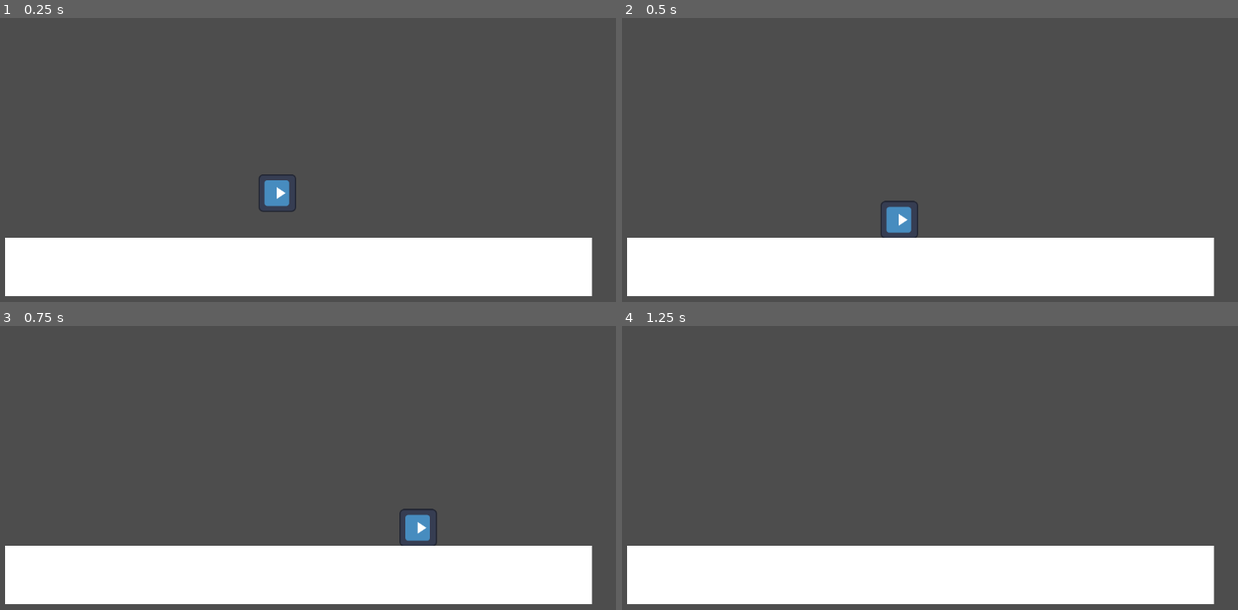
Above: before the commit, frames 1-4 (two rows, left to right).
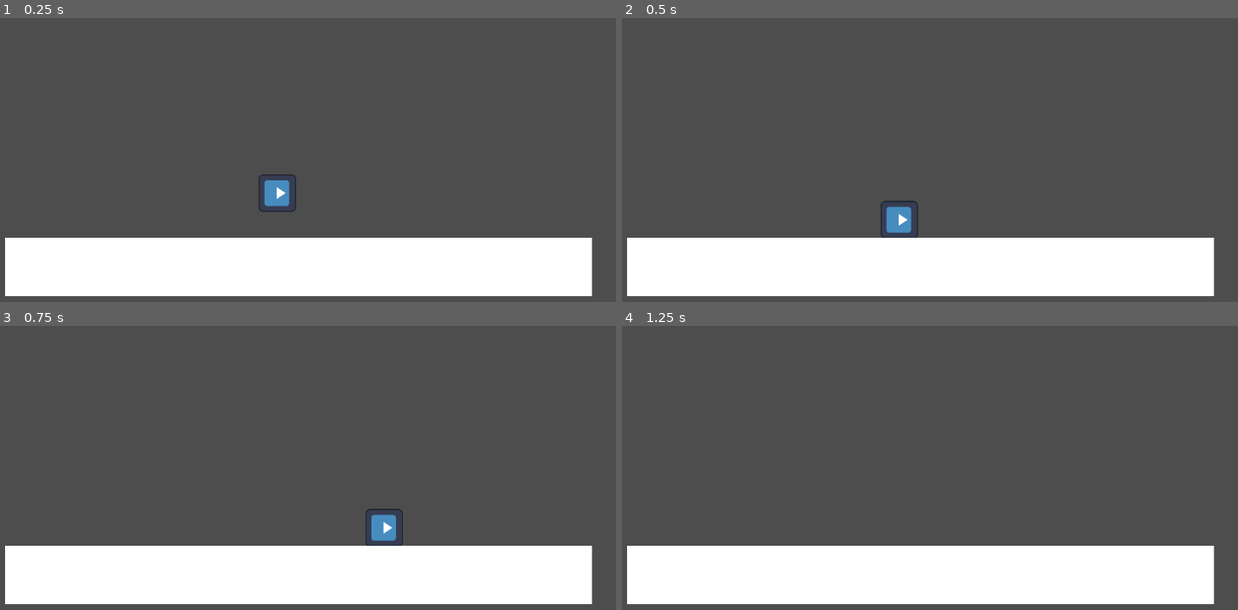
Above: after the commit, the same moments.

Repository: Awesum-Possum/OrbitalGameJam6
Game: Godot game, scene res://initial_scene.tscn
Same seed, same stepped clock (60 frames per second), same inputs: the game is played once before the commit and once after it. The engine's default icon, where the game draws it, is replaced by a stand-in: a white triangle on a blue panel in a dark square.
Inputs:
- Up to frame 1 (0.25 s): no input
- Up to frame 2 (0.5 s): no input
- Up to frame 3 (0.75 s): hold D (walk_right) from 0.53 s (still down)
- Up to frame 4 (1.25 s): keep holding D (walk_right); tap W (jump) at 0.77 s

Frames 1-2 are identical in both runs. In frame 3, 0.9% of the frame differs, in the area x 59-71%, y 64-78%; in frame 4, nothing differs.

Commit message:
Smooth acceleration and stop

Diff:
--- a/player.gd
+++ b/player.gd
@@ -3,6 +3,8 @@
 @export var speed = 1200
 @export var gravity = 4000
 @export var jump_velocity = 1800
+@export_range(0.0, 1.0) var friction = 0.1
+@export_range(0.0, 1.0) var acceleration = 0.25
 
 
 func _physics_process(delta):
@@ -15,12 +17,10 @@
 		# minus since jump up is negative
 		velocity.y = -jump_velocity
 
-	# Get the input direction and handle the movement/deceleration.
-	# As good practice, you should replace UI actions with custom gameplay actions.
 	var direction = Input.get_axis("walk_left", "walk_right")
 	if direction:
-		velocity.x = direction * speed
+		velocity.x = lerp(velocity.x, direction * speed, acceleration)
 	else:
-		velocity.x = move_toward(velocity.x, 0, speed)
+		velocity.x = lerp(velocity.x, 0.0, friction)
 
 	move_and_slide()
